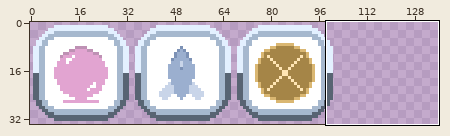
Two versions of one sprite sheet, assets/1x/tags.png. The picture above shows the old version from afar; the outline marks the close-up.
Close-up. The starting point:
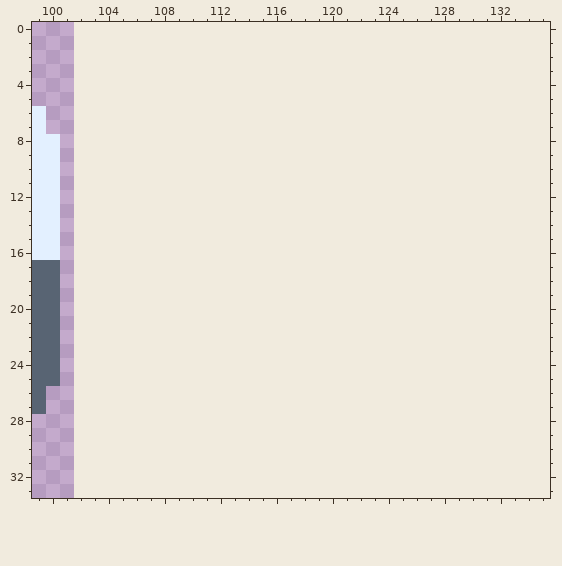
The file is 102x34 pixels. Shown: x 99..135, y 0..33. The old version is drawn lined up with the new one, on the new canvas.
Now the later version:
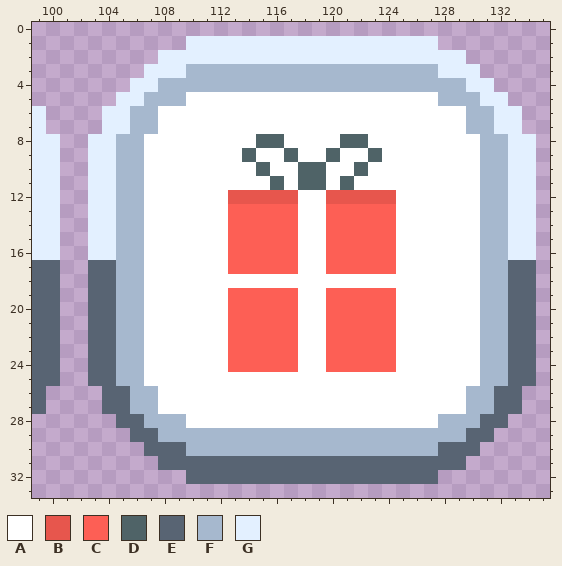
Palette (. is transparent): A #ffffff  B #e7564d  C #fd5f55  D #4f6367  E #586473  F #a6b8ce  G #e3f0ff
The commit says: Rocket Tag
Change:
canvas 102x34 -> 136x34
y 1: x 110..127 .................. -> GGGGGGGGGGGGGGGGGG
y 2: x 108..129 ...................... -> GGGGGGGGGGGGGGGGGGGGGG
y 3: x 107..130 ........................ -> GGGFFFFFFFFFFFFFFFFFFGGG
y 4: x 106..131 .......................... -> GGFFFFFFFFFFFFFFFFFFFFFFGG
y 5: x 105..132 ............................ -> GGFFFAAAAAAAAAAAAAAAAAAFFFGG
y 6..7: x 104..133 .............................. -> GGFFAAAAAAAAAAAAAAAAAAAAAAFFGG
y 8: x 103..134 ................................ -> GGFFAAAAAAAADDAAAADDAAAAAAAAFFGG
y 9: x 103..134 ................................ -> GGFFAAAAAAADAADAADAADAAAAAAAFFGG
y 10: x 103..134 ................................ -> GGFFAAAAAAAADAADDAADAAAAAAAAFFGG
y 11: x 103..134 ................................ -> GGFFAAAAAAAAADADDADAAAAAAAAAFFGG
y 12: x 103..134 ................................ -> GGFFAAAAAABBBBBAABBBBBAAAAAAFFGG
y 13..16: x 103..134 ................................ -> GGFFAAAAAACCCCCAACCCCCAAAAAAFFGG
y 17: x 103..134 ................................ -> EEFFAAAAAACCCCCAACCCCCAAAAAAFFEE
y 18: x 103..134 ................................ -> EEFFAAAAAAAAAAAAAAAAAAAAAAAAFFEE
y 19..24: x 103..134 ................................ -> EEFFAAAAAACCCCCAACCCCCAAAAAAFFEE
y 25: x 103..134 ................................ -> EEFFAAAAAAAAAAAAAAAAAAAAAAAAFFEE
y 26..27: x 104..133 .............................. -> EEFFAAAAAAAAAAAAAAAAAAAAAAFFEE
y 28: x 105..132 ............................ -> EEFFFAAAAAAAAAAAAAAAAAAFFFEE
y 29: x 106..131 .......................... -> EEFFFFFFFFFFFFFFFFFFFFFFEE
y 30: x 107..130 ........................ -> EEEFFFFFFFFFFFFFFFFFFEEE
y 31: x 108..129 ...................... -> EEEEEEEEEEEEEEEEEEEEEE
y 32: x 110..127 .................. -> EEEEEEEEEEEEEEEEEE
Where, in picture pixels (left, top, right, bottom), the same in both close-ups:
added: (88, 36, 536, 484)
